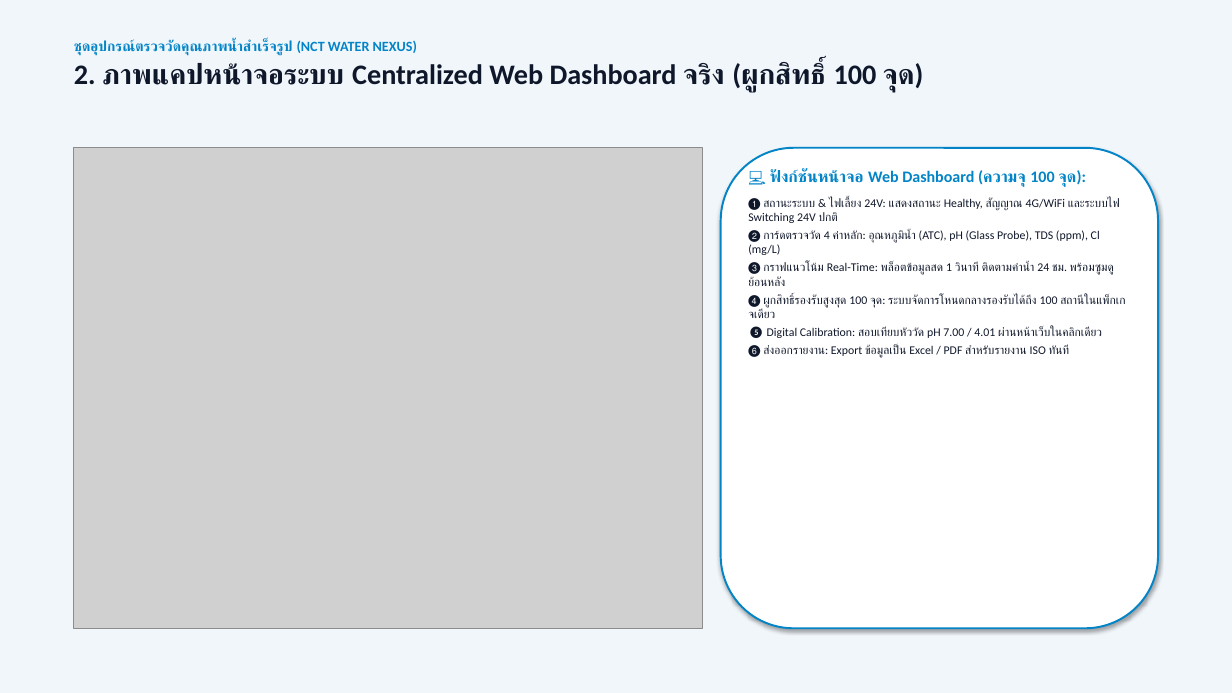
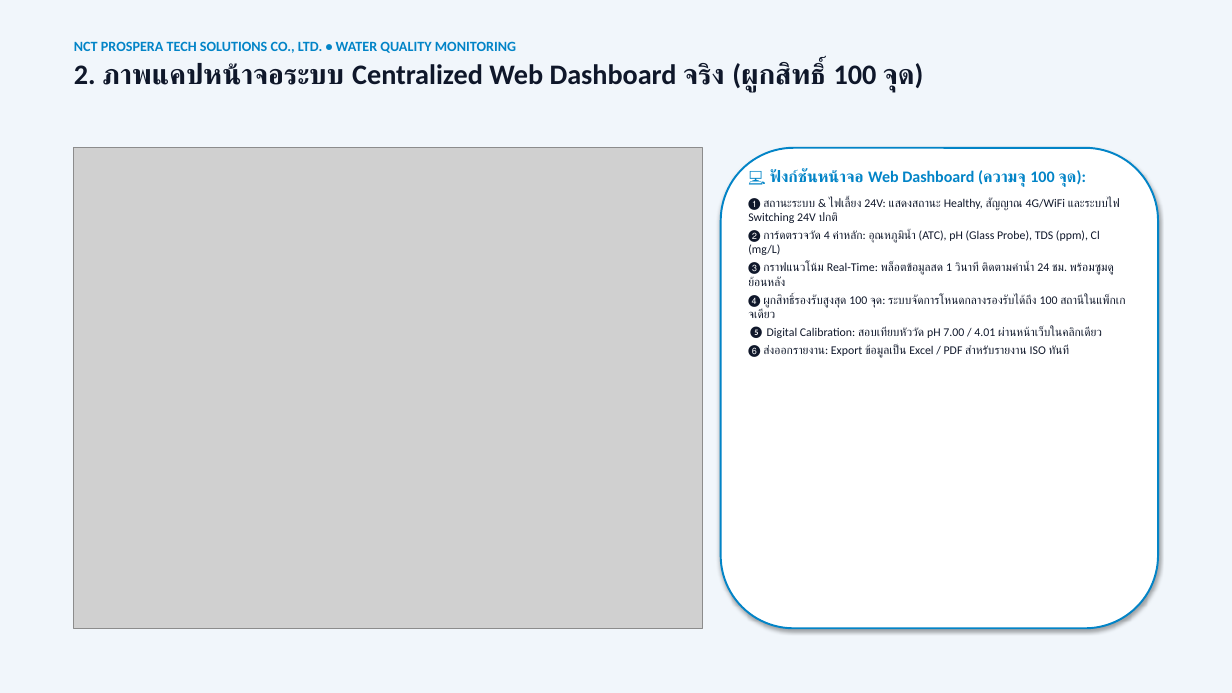
Before and after one commit to WoobWarb/nct-water-nexus, a slide deck: slide 3 of NCT_Water_Nexus_Report_and_Pricing.pptx. Drawn at 1232x693 pixels with LibreOffice and Linux fonts; fonts in the diff are those of the drawing; grey boxes stand for pictures. Boxes give left, top, right and bottom in pixels: in the first picture for what was removed or moved away, otherwise in the second. Text is boxed around its words. In the diff, an @@ line names an element or a change of style, - is before the commit and + after.

Commit message:
Update company name to NCT PROSPERA TECH SOLUTIONS CO., LTD.

```diff
--- a/NCT_Water_Nexus_Report_and_Pricing.pptx
+++ b/NCT_Water_Nexus_Report_and_Pricing.pptx
@@ text at [74,41,516,53]: text changed @@
-ชุดอุปกรณ์ตรวจวัดคุณภาพน้ำสำเร็จรูป (NCT WATER NEXUS)
+NCT PROSPERA TECH SOLUTIONS CO., LTD. • WATER QUALITY MONITORING
```
Also in this commit, not shown: 7 other slides changed, 9 other files.
